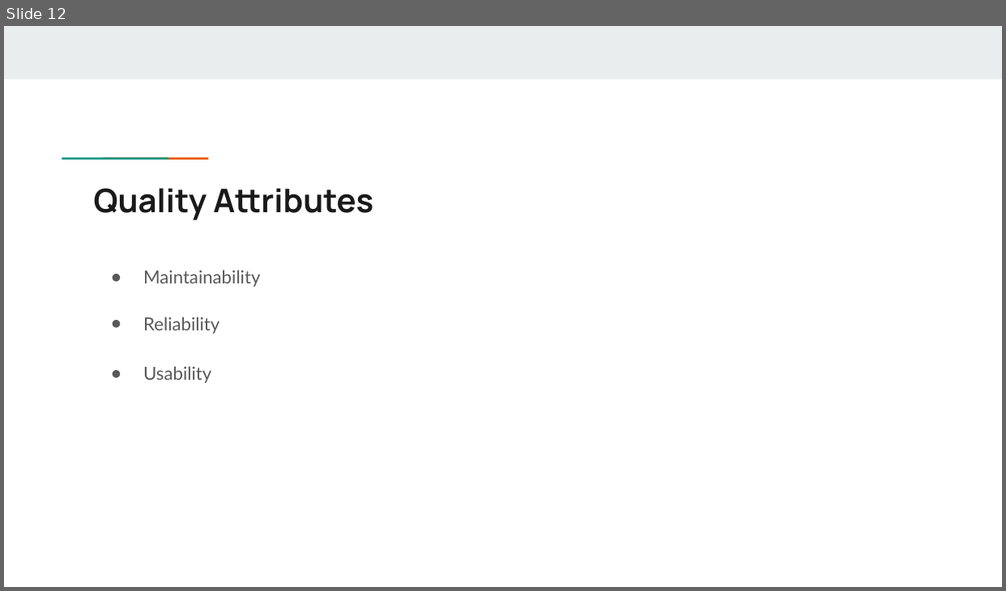
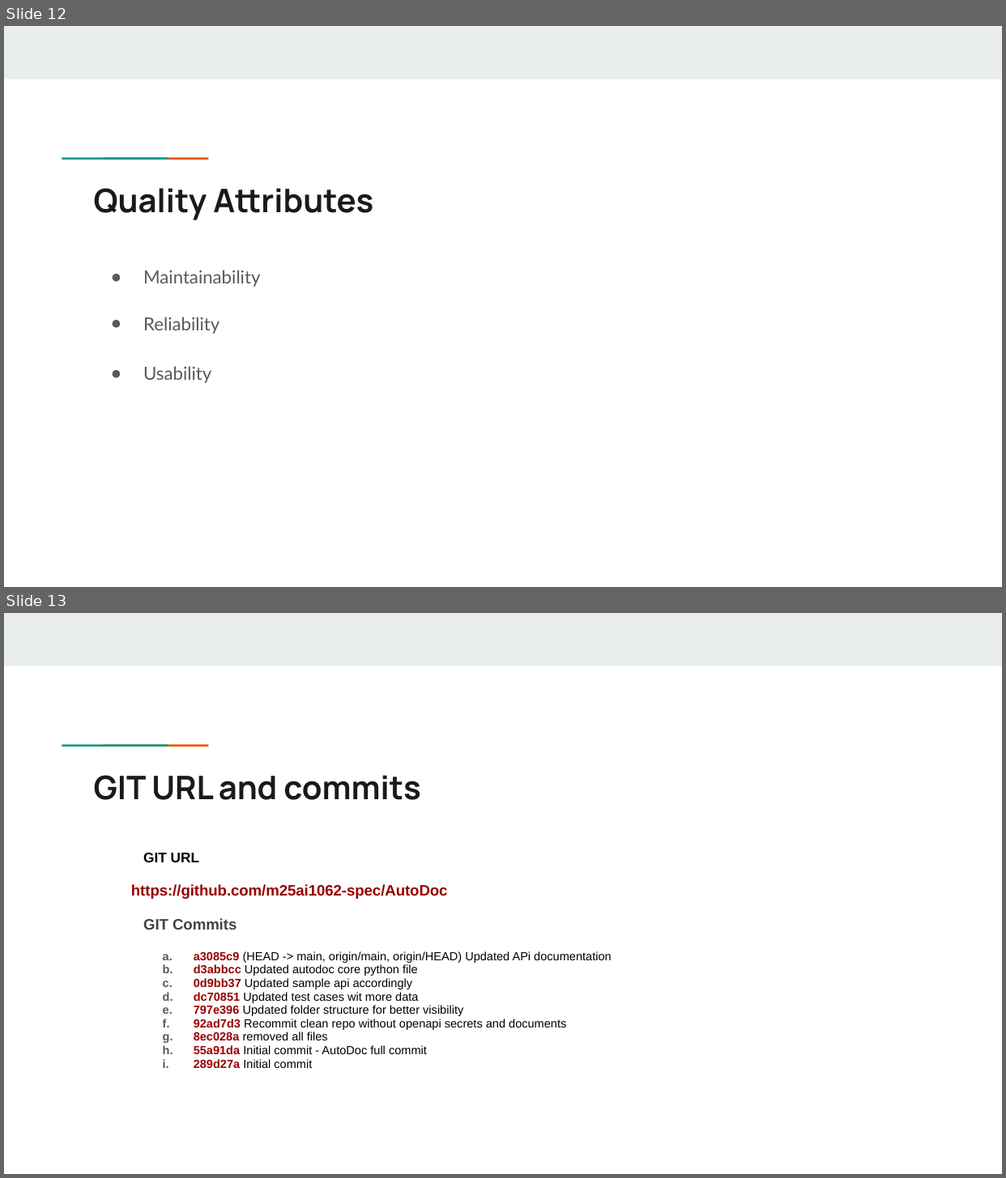
Before and after one commit to m25ai1062-spec/AutoDoc, a slide deck: AutoDoc-M25AI1062-Vivek Pankanavita.pptx. Shown one above the other, each under a label of ours: slide 12 before the commit, slides 12 and 13 after it. The pictures are 1006x591 and 1006x1178 pixels, drawn with LibreOffice and Linux fonts; fonts in the diff are those of the drawing. Boxes give left, top, right and bottom in pixels: in the first picture for what was removed or moved away, otherwise in the second. Text is boxed around its words. In the diff, an @@ line names an element or a change of style, - is before the commit and + after.

Commit message:
updated doc and ppt

```diff
--- a/AutoDoc-M25AI1062-Vivek Pankanavita.pptx
+++ b/AutoDoc-M25AI1062-Vivek Pankanavita.pptx
@@ slide 13 added at [4, 613, 1002, 1174], background #FFFFFF; not listed: 3 template elements that a slide beside it also shows @@
@@ title added at [94, 775, 420, 800], 23.4 pt, text #1A1A1A, bold @@
+GIT URL and commits
@@ text added at [131, 853, 612, 1068], 8.5 pt, text #000000 @@
+GIT URL
+https://github.com/m25ai1062-spec/AutoDoc
+GIT Commits
+  a. a3085c9 (HEAD -> main, origin/main, origin/HEAD) Updated APi documentation
+  b. d3abbcc Updated autodoc core python file
+  c. 0d9bb37 Updated sample api accordingly
+  d. dc70851 Updated test cases wit more data
+  e. 797e396 Updated folder structure for better visibility
+  f. 92ad7d3 Recommit clean repo without openapi secrets and documents
+  g. 8ec028a removed all files
+  h. 55a91da Initial commit - AutoDoc full commit
+  i. 289d27a Initial commit
```
Also in this commit, not shown: 2 other files.
